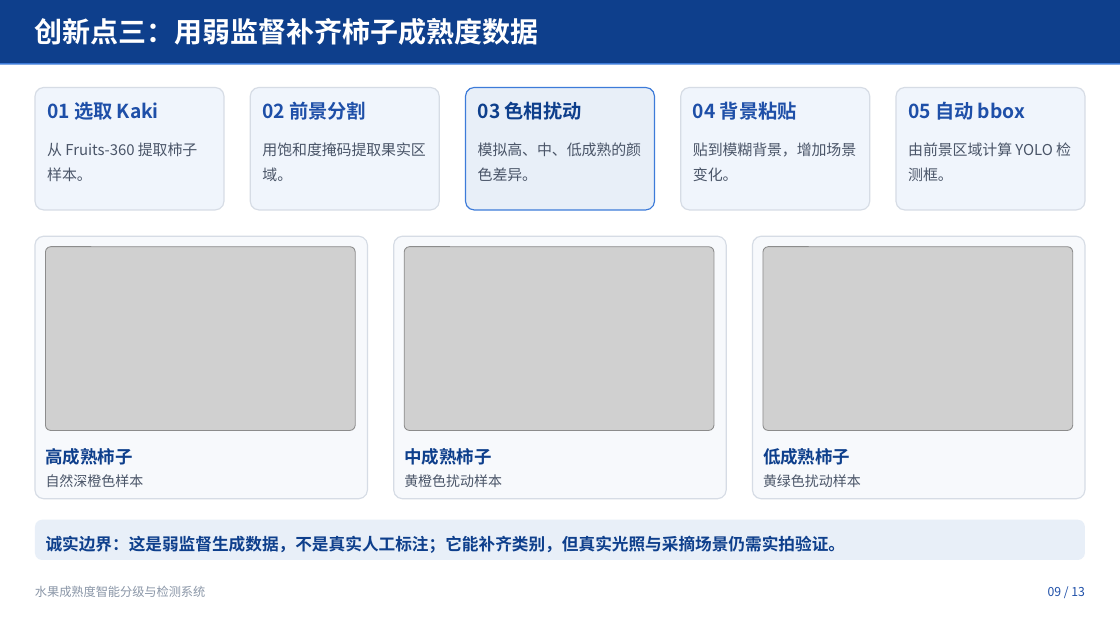
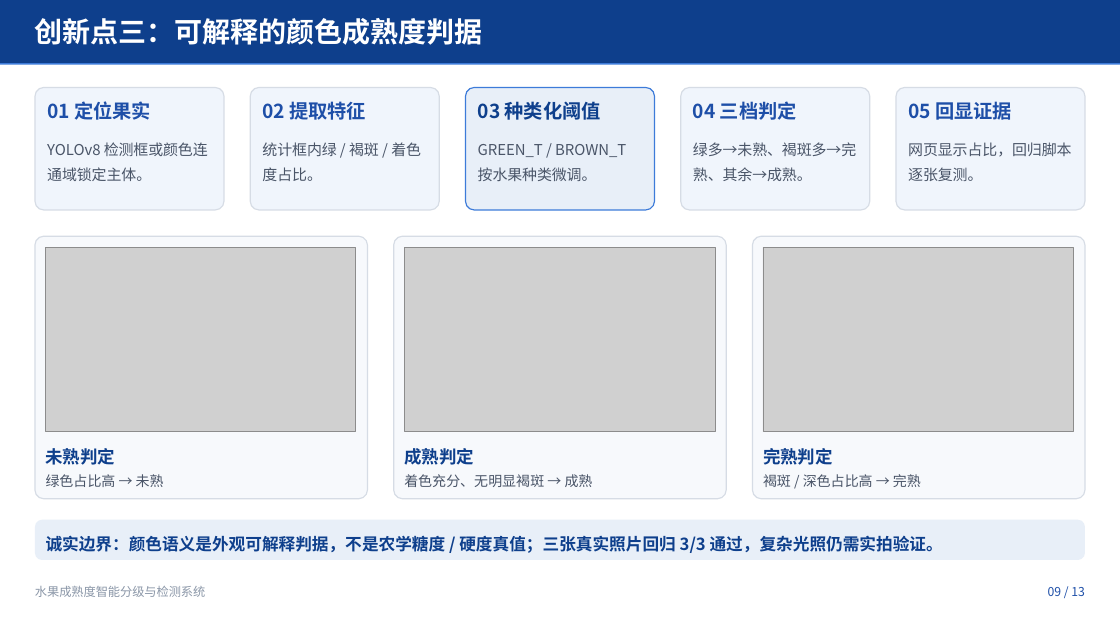
Before and after one commit to wpf1022/fruit-ripeness-detection, a slide deck: slide 9 of 答辩PPT/水果成熟度检测答辩.pptx. Drawn at 1120x630 pixels with LibreOffice and Linux fonts; fonts in the diff are those of the drawing; grey boxes stand for pictures. Boxes give left, top, right and bottom in pixels: in the first picture for what was removed or moved away, otherwise in the second. Text is boxed around its words. In the diff, an @@ line names an element or a change of style, - is before the commit and + after.

```diff
--- a/答辩PPT/水果成熟度检测答辩.pptx
+++ b/答辩PPT/水果成熟度检测答辩.pptx
@@ text at [35, 18, 483, 45]: text changed @@
-创新点三：用弱监督补齐柿子成熟度数据
+创新点三：可解释的颜色成熟度判据
@@ text at [47, 101, 151, 120]: text changed @@
-01 选取 Kaki
+01 定位果实
@@ text at [262, 101, 366, 120]: text changed @@
-02 前景分割
+02 提取特征
@@ text at [478, 101, 601, 120]: text changed @@
-03 色相扰动
+03 种类化阈值
@@ text at [693, 101, 797, 120]: text changed @@
-04 背景粘贴
+04 三档判定
@@ text at [908, 101, 1012, 120]: text changed @@
-05 自动 bbox
+05 回显证据
@@ text at [47, 142, 208, 181]: text changed @@
-从 Fruits-360 提取柿子样本。
+YOLOv8 检测框或颜色连通域锁定主体。
@@ text at [262, 142, 421, 181]: text changed @@
-用饱和度掩码提取果实区域。
+统计框内绿 / 褐斑 / 着色度占比。
@@ text at [478, 144, 626, 181]: text changed @@
-模拟高、中、低成熟的颜色差异。
+GREEN_T / BROWN_T 按水果种类微调。
@@ text at [693, 142, 856, 181]: text changed @@
-贴到模糊背景，增加场景变化。
+绿多→未熟、褐斑多→完熟、其余→成熟。
@@ text at [908, 142, 1071, 181]: text changed @@
-由前景区域计算 YOLO 检测框。
+网页显示占比，回归脚本逐张复测。
@@ text added at [46, 448, 116, 465], 15 pt, text #0E3F8C, bold @@
+未熟判定
@@ text at [404, 448, 474, 465]: text changed @@
-中成熟柿子
+成熟判定
@@ text at [763, 448, 833, 465]: text changed @@
-低成熟柿子
+完熟判定
@@ text at [46, 474, 164, 487]: text changed; size 15 to 12 pt; text colour #0E3F8C to #4A5568; bold off @@
-高成熟柿子
+绿色占比高 → 未熟
@@ text removed at [46, 474, 144, 487] @@
-自然深橙色样本
@@ text at [404, 474, 593, 487]: text changed @@
-黄橙色扰动样本
+着色充分、无明显褐斑 → 成熟
@@ text at [763, 474, 921, 487]: text changed @@
-黄绿色扰动样本
+褐斑 / 深色占比高 → 完熟
@@ text at [46, 535, 943, 553]: text changed @@
-诚实边界：这是弱监督生成数据，不是真实人工标注；它能补齐类别，但真实光照与采摘场景仍需实拍验证。
+诚实边界：颜色语义是外观可解释判据，不是农学糖度 / 硬度真值；三张真实照片回归 3/3 通过，复杂光照仍需实拍验证。
```
Also in this commit, not shown: 12 other slides changed, 2 other files.
